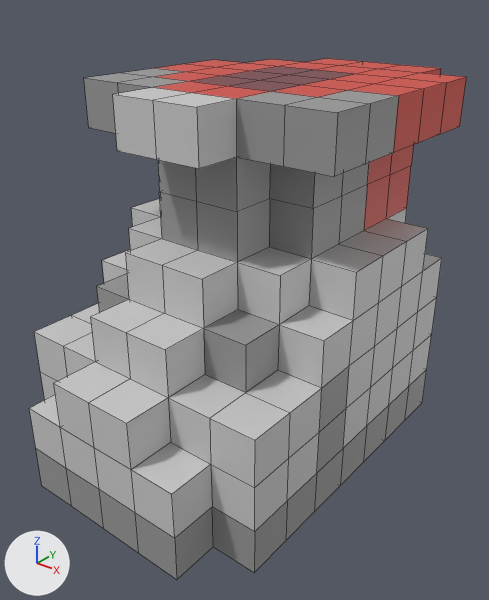
The FBX model Assets/resources/graphics/models/units/ramza/RamzaLegLowerR.fbx, before and after one commit.
The view is the same before and after, from a camera (50 mm lens) standing at (0.43, 2.136, 0.199) and looking at (0.265, 2.343, 0.071). Lighting does not change. The marker at lower left points along +X, +Y and +Z. Mesh edges are drawn as thin lines. Where no turn or scale is listed for an object, it has been applied to the vertices.

Script lines for the objects in view, before the commit:
```python
me_ramzabody_part_2 = bpy.data.meshes.new('RamzaBody_part_2')
me_ramzabody_part_2.from_pydata(...)  # 346 vertices, 342 faces; spans x -0.06..0.06, y -0.11..0.07, z -0.16..0.0
me_ramzabody_part_2.materials.append(mat_ramzaleglowerr_material)  # picture img_ramzaleglowerr_png
ob_ramzabody_part_2 = bpy.data.objects.new('RamzaBody_part_2', me_ramzabody_part_2)
ob_ramzabody_part_2.location = (0.26, 2.37, 0.16)
```
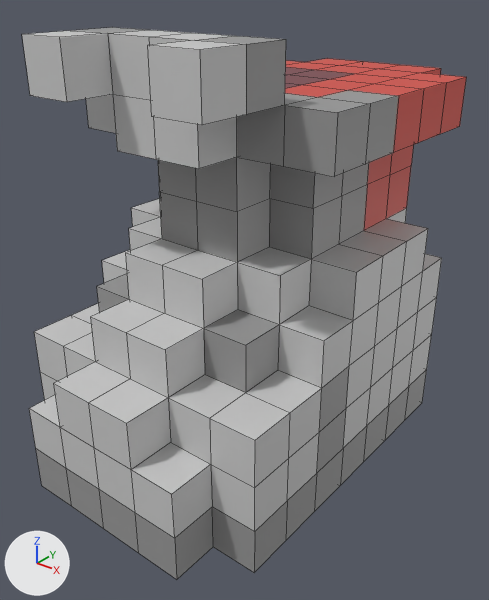
Changed parts and their boxes (x1, y1, x2, y2) in the pictures (489 x 600 px):
'RamzaBody_part_2', reshaped: before (29, 58, 467, 579); after (22, 27, 467, 579)
part 1 of me_ramzabody_part_2, built on: before (114, 87, 234, 107); after (22, 27, 286, 125)

The change, as a diff of the scene's bpy script:
```diff
--- a/Assets/resources/graphics/models/units/ramza/RamzaLegLowerR.fbx.py
+++ b/Assets/resources/graphics/models/units/ramza/RamzaLegLowerR.fbx.py
@@ me_ramzabody_part_2 @@
 # used by ob_ramzabody_part_2; location = (0.26, 2.37, 0.16)
-me_ramzabody_part_2.from_pydata(...)  # 346 vertices, 342 faces; spans x -0.06..0.06, y -0.11..0.07, z -0.16..0.0
+me_ramzabody_part_2.from_pydata(...)  # 366 vertices, 364 faces; spans x -0.06..0.06, y -0.11..0.07, z -0.16..0.02
+# me_ramzabody_part_2 part 1
+# 2 faces are deleted
+# 4 vertices are added at (-0.04, -0.09, 0.0), (-0.04, -0.09, 0.02), (0.04, -0.09, 0.02), (0.04, -0.09, 0.0)
+# 8 new vertices lie (0.0, 0.0, 0.02) away from vertices in x -0.04..0.04, y -0.07..-0.05, z 0.0
+# 8 new vertices lie (0.0, -0.02, 0.0) away from vertices in x -0.04..0.04, y -0.07..-0.05, z 0.0..0.02
+# 24 new faces join them
 me_ramzabody_part_2.materials.append(mat_ramzaleglowerr_material)
```
